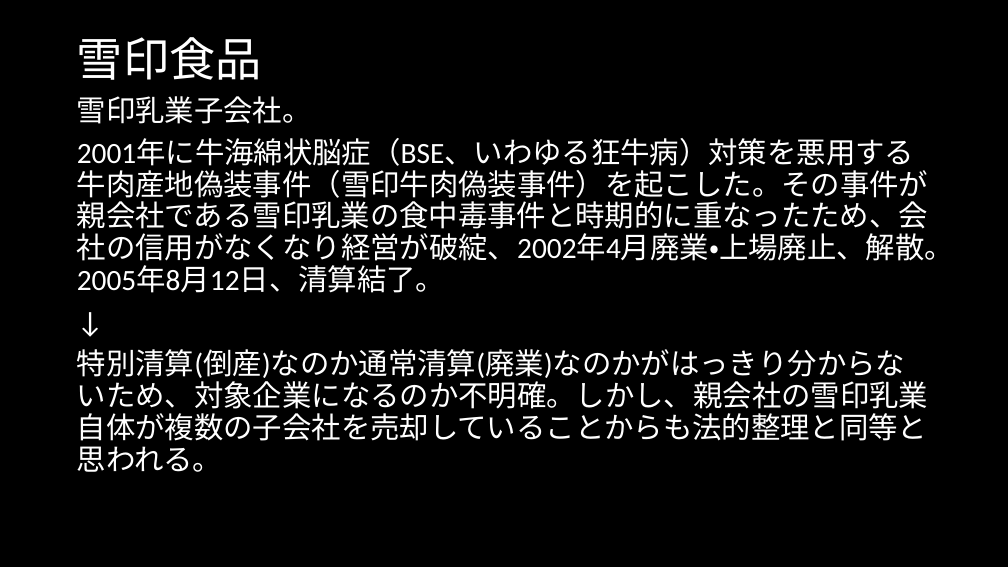
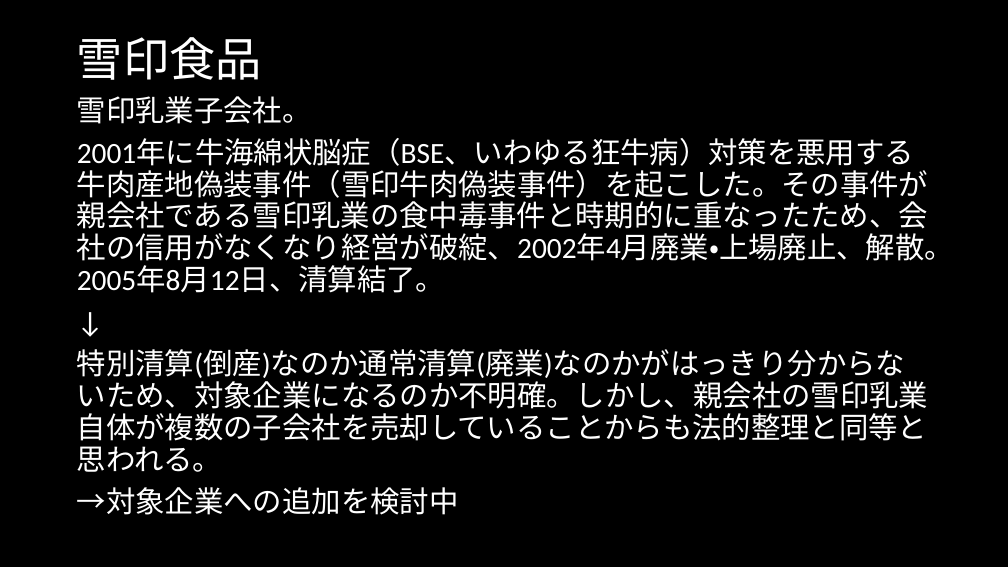
Before and after one commit to MAGA-Phantom/OperationSotsuron, a slide deck: slide 21 of 倒産の研究(仮).pptx (slide 22 before the commit). Drawn at 1008x567 pixels with LibreOffice and Linux fonts; fonts in the diff are those of the drawing. Boxes give left, top, right and bottom in pixels: in the first picture for what was removed or moved away, otherwise in the second. Text is boxed around its words. In the diff, an @@ line names an element or a change of style, - is before the commit and + after.

```diff
--- a/倒産の研究(仮).pptx
+++ b/倒産の研究(仮).pptx
@@ text at (77,487,459,515): paragraph added @@
+→対象企業への追加を検討中
```
Also in this commit, not shown: 3 other slides changed, 4 slides added, 3 slides removed, 2 other files.
